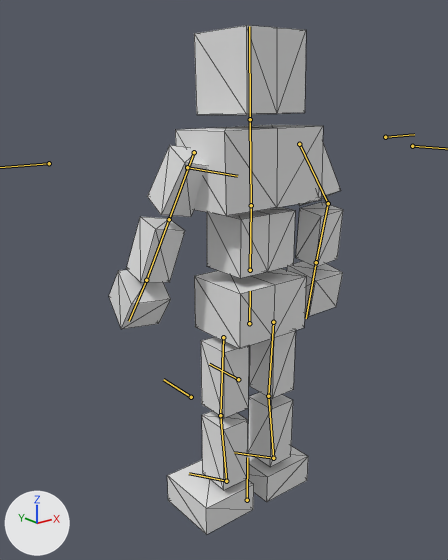
What one commit did to the glTF model BrowserGame/public/models/animateblend3.glb.
Rendered twice from a camera (50 mm lens) standing at (-11.03, -12.61, 7.7) and looking at (-0.21, 0.92, 2.29). Lighting does not change. The marker at lower left points along +X, +Y and +Z. Both versions are drawn at frame 18 of the action '03_chest.walk'; the numbers are the values there. The bones that bend it are drawn over the model as lines. Mesh edges are drawn as thin lines.

Objects in the first picture: '立方体'.
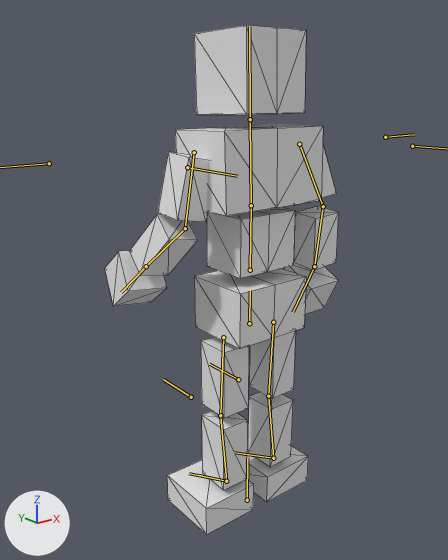
Where the change shows, as pixel boxes (x1, y1, x2, y2) in the pictures (448 x 560 px):
'立方体', posed: before (109, 25, 343, 534); after (105, 25, 339, 534)
bone 'upper arm.R', root to tip: before (194, 152) to (169, 219); after (194, 152) to (185, 228)
bone 'forearm.R', root to tip: before (169, 219) to (146, 280); after (185, 228) to (146, 266)
bone 'hand.R', root to tip: before (146, 280) to (129, 321); after (146, 266) to (121, 292)
bone 'upper arm.L', root to tip: before (299, 144) to (328, 203); after (299, 144) to (323, 206)
bone 'forearm.L', root to tip: before (328, 203) to (316, 262); after (323, 206) to (314, 266)
bone 'hand.L', root to tip: before (316, 262) to (306, 318); after (314, 266) to (293, 312)

The change, as a list of edits to the scene's bpy script:
```text
Change bone_upper_arm_r:
    where bone_upper_arm_r = bpy.data.objects['アーマチュア'].pose.bones['upper arm.R']  # child of 'chest'
    bone_upper_arm_r.rotation_quaternion: (0.744, -0.19, -0.094, 0.634) -> (0.771, -0.022, 0.016, 0.637)  # degrees (-24, 6, 80) -> degrees (-1, 3, 79)
Change bone_forearm_r:
    where bone_forearm_r = bpy.data.objects['アーマチュア'].pose.bones['forearm.R']  # child of 'upper arm.R'
    bone_forearm_r.rotation_quaternion: (0.993, 0.116, 0.0, -0.002) -> (0.949, -0.315, 0.0, 0.007)  # degrees (13, 0, 0) -> degrees (-37, 0, 1)
Change bone_hand_r:
    where bone_hand_r = bpy.data.objects['アーマチュア'].pose.bones['hand.R']  # child of 'forearm.R'
    bone_hand_r.rotation_quaternion: (0.975, -0.199, 0.041, 0.087) -> (0.99, -0.11, 0.025, 0.09)  # degrees (-23, 7, 9) -> degrees (-12, 4, 10)
Change bone_upper_arm_l:
    where bone_upper_arm_l = bpy.data.objects['アーマチュア'].pose.bones['upper arm.L']  # child of 'chest'
    bone_upper_arm_l.rotation_quaternion: (0.722, 0.153, -0.22, -0.638) -> (0.727, 0.122, -0.175, -0.652)  # degrees (30, -7, -85) -> degrees (24, -5, -85)
Change bone_forearm_l:
    where bone_forearm_l = bpy.data.objects['アーマチュア'].pose.bones['forearm.L']  # child of 'upper arm.L'
    bone_forearm_l.rotation_quaternion: (0.957, -0.292, 0.0, -0.006) -> (0.979, -0.204, 0.0, -0.004)  # degrees (-34, 0, -1) -> degrees (-24, 0, 0)
Change bone_hand_l:
    where bone_hand_l = bpy.data.objects['アーマチュア'].pose.bones['hand.L']  # child of 'forearm.L'
    bone_hand_l.rotation_quaternion: (0.999, -0.024, 0.015, -0.022) -> (0.978, -0.206, 0.009, -0.025)  # degrees (-3, 2, -3) -> degrees (-24, 0, -3)
```
